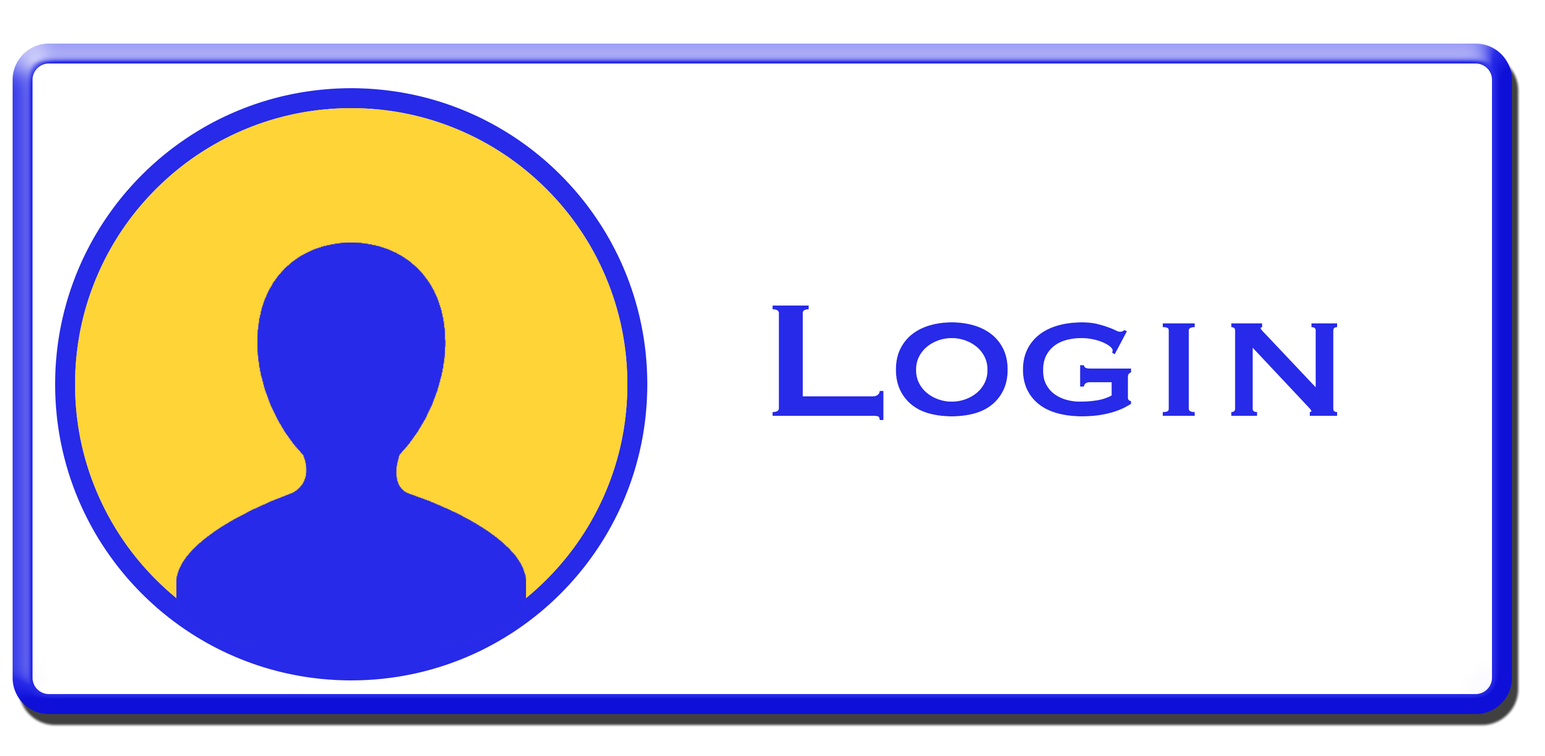
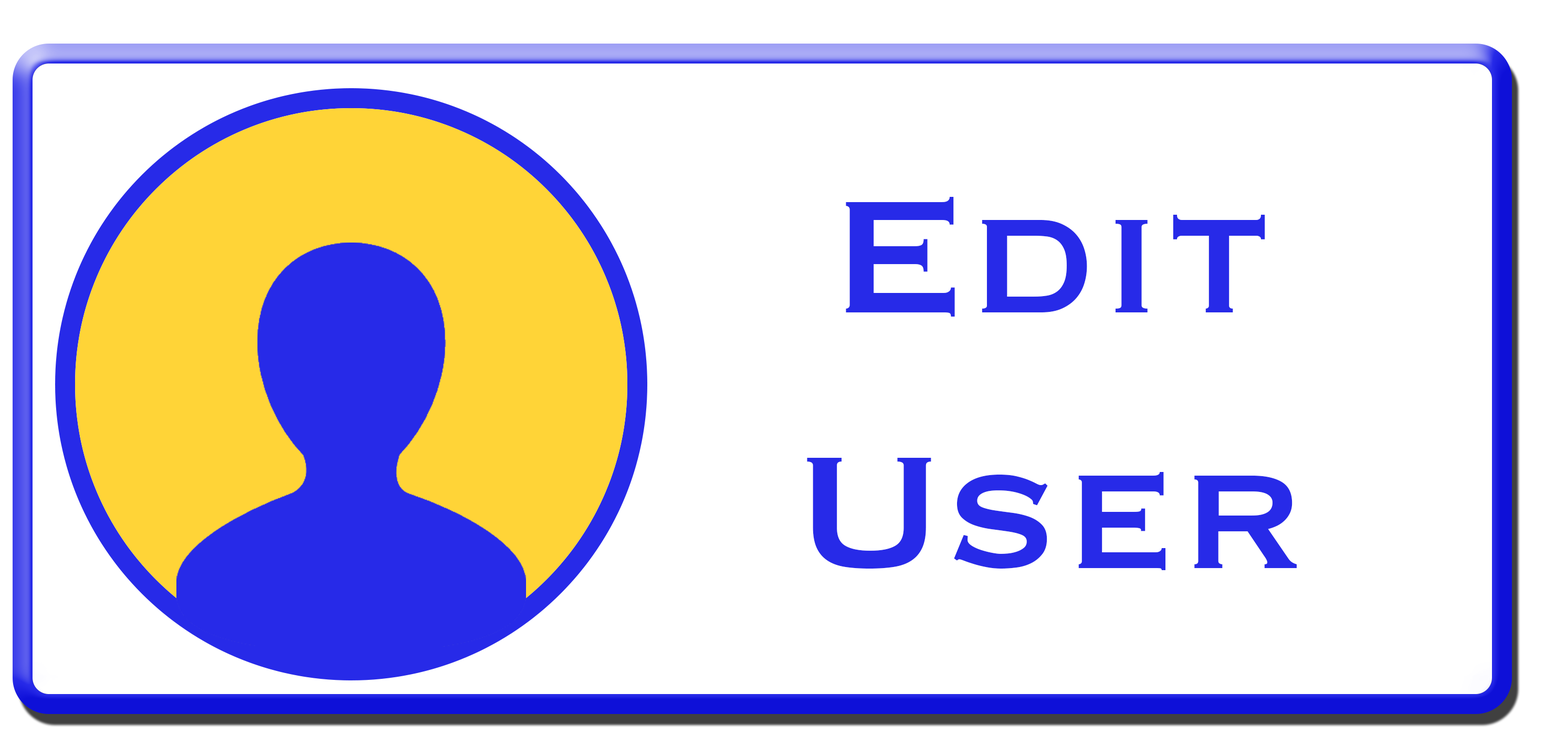
The second 1545 × 756 image is a revision of the first. Changes to its layers:
renamed "Login" to "Edit User", painted on it over [772,196,1337,570]
